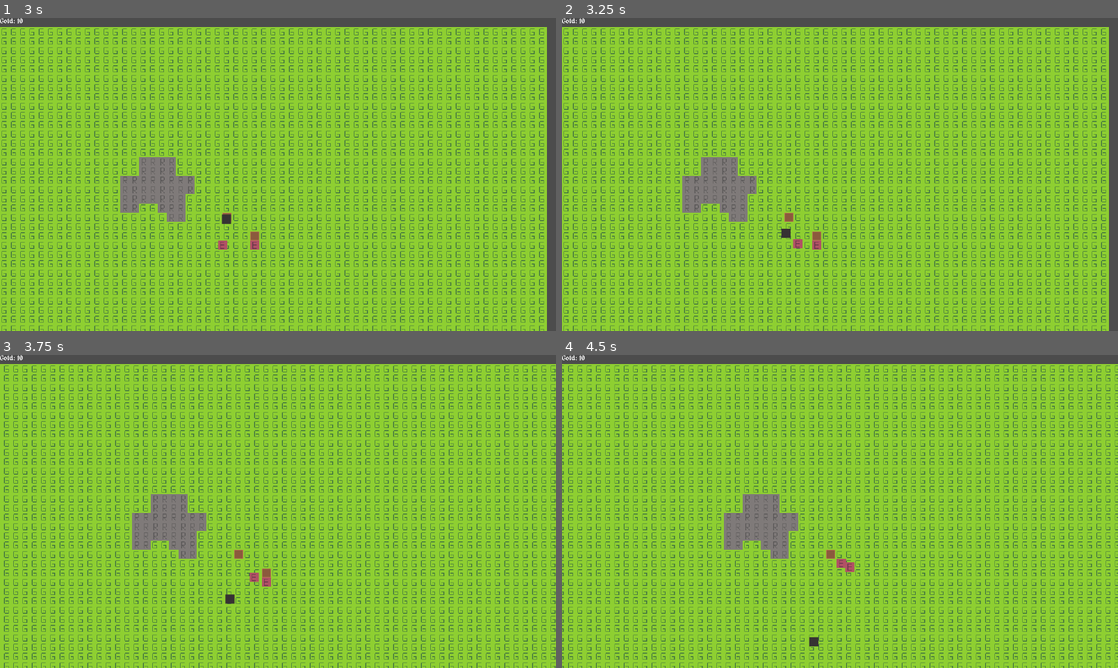
Above: before the commit, frames 1-4 (two rows, left to right).
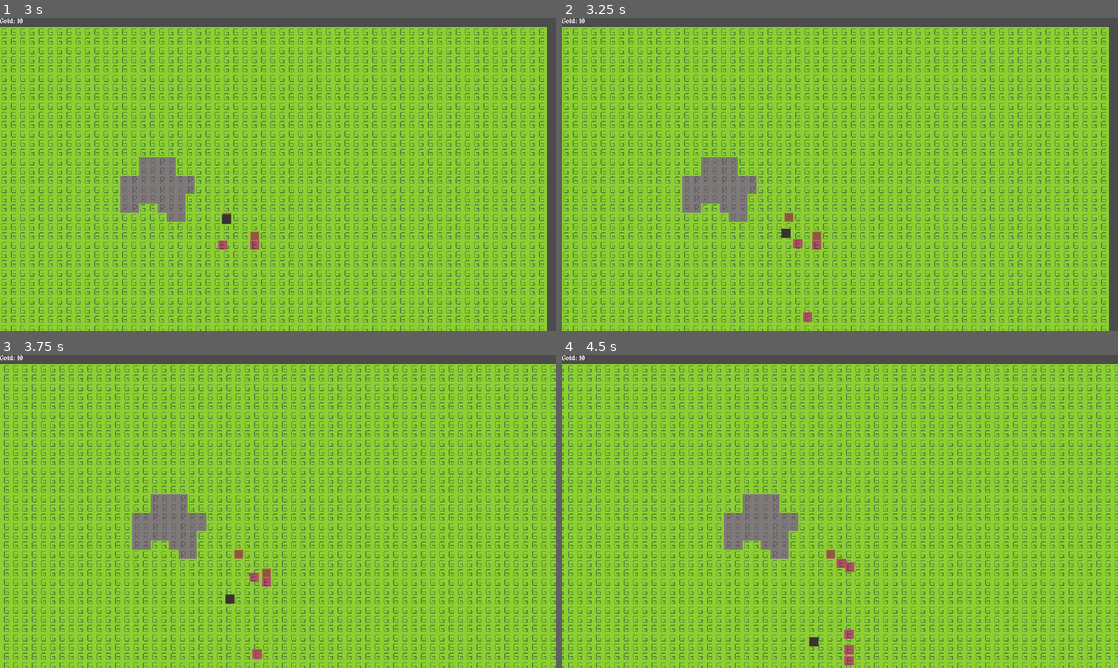
Above: after the commit, the same moments.

Repository: Joshua5437/Game-3
Game: Godot game, scene res://mainScene.tscn
The game is run twice, just before and just after one commit, with the same random seed, the same clock (stepped at 60 frames per second) and the same inputs.
Inputs (mouse positions are in pixels of both pictures, inside the frame that each line leads up to):
- Up to frame 1 (3 s): tap Enter at 0.5, 2.75 s; move the mouse to (400, 158) at 0.52 s; hold Right (ui_right) 0.53-1.25 s; hold Q 0.53-1.25 s; click (400, 158) at 0.67 s; drag from (166, 190) to (272, 246) at 1.27 s; tap Space at 2 s; move the mouse to (333, 105) at 2.02 s; hold Right (ui_right) 2.03-2.75 s; hold 1 2.03-2.75 s; tap Q at 2.3 s; drag from (250, 237) to (111, 127) at 2.77 s
- Up to frame 2 (3.25 s): no input
- Up to frame 3 (3.75 s): move the mouse to (444, 558) at 3.52 s; hold Left (ui_left) from 3.53 s (still down); hold Q from 3.53 s (still down)
- Up to frame 4 (4.5 s): release Left (ui_left) at 4.25 s; release Q at 4.25 s; drag from (673, 464) to (851, 574) at 4.27 s

Frame 1 is identical in both runs. In frame 2, less than 0.1% of the frame differs, in the area x 43-45%, y 94-98%; in frame 3, less than 0.1%; in frame 4, 0.2%, in the area x 50-53%, y 87-100%.

Commit message:
added temporary enemy spawning for now

Diff:
--- a/buildings/building.gd
+++ b/buildings/building.gd
@@ -5,4 +5,7 @@
 func damage(hits):
 	stats.health -= hits
 	if stats.health <= 0:
-		queue_free()
+		die()
+
+func die():
+	queue_free()
--- a/buildings/building.tscn
+++ b/buildings/building.tscn
@@ -7,6 +7,7 @@
 extents = Vector2( 8, 8 )
 
 [node name="Building" type="StaticBody2D" groups=["buildings"]]
+input_pickable = true
 script = ExtResource( 1 )
 
 [node name="Sprite" type="Sprite" parent="."]
--- a/enemies/enemy.gd
+++ b/enemies/enemy.gd
@@ -20,7 +20,8 @@
 
 func _ready():
 	# Waits for other nodes to setup first
-	yield(get_tree(), "idle_frame")
+	# Commented because of the wave system
+	#yield(get_tree(), "idle_frame")
 
 	# Get navigation node for navigation purposes
 	if get_tree().has_group("navigation"):
--- a/mainScene.tscn
+++ b/mainScene.tscn
@@ -12,6 +12,8 @@
 script = ExtResource( 3 )
 constructions = [ ExtResource( 6 ), ExtResource( 4 ) ]
 gold = 50
+wave_spawn_position = NodePath("WaveSpawnPosition")
+wave_spawn_enemy = ExtResource( 5 )
 
 [node name="Navigation" type="Navigation2D" parent="." groups=["navigation"]]
 
@@ -34,6 +36,9 @@
 [node name="Enemy2" parent="Enemies" instance=ExtResource( 5 )]
 position = Vector2( 456, 376 )
 
+[node name="WaveSpawnPosition" type="Position2D" parent="."]
+position = Vector2( 504, 584 )
+
 [node name="CanvasLayer" type="CanvasLayer" parent="."]
 
 [node name="UserInterface" parent="CanvasLayer" instance=ExtResource( 7 )]
--- a/scripts/game.gd
+++ b/scripts/game.gd
@@ -9,6 +9,11 @@
 
 # Player stats
 export(int) var gold = 100 # Represents player's cash balance
+
+# Enemy waves
+export(NodePath) var wave_spawn_position
+export(PackedScene) var wave_spawn_enemy
+var spawn_button_pressed = false
 
 func _ready():
 	# This will show accruate information about gold balance
@@ -24,6 +29,17 @@
 		current_construction = constructions[0]
 	if Input.is_key_pressed(KEY_2) and num_constructions >= 2:
 		current_construction = constructions[1]
+
+	# Spawns enemies (meant for presentation and testing)
+	if Input.is_key_pressed(KEY_Q) and not spawn_button_pressed:
+		spawn_button_pressed = true
+		var spawn_position_node = get_node(wave_spawn_position)
+		var new_enemy = wave_spawn_enemy.instance()
+
+		new_enemy.position = spawn_position_node.position
+		add_child(new_enemy)
+	elif not Input.is_key_pressed(KEY_Q) and spawn_button_pressed:
+		spawn_button_pressed = false
 
 	# Places tower on the map if mosue left button is pressed
 	if Input.is_mouse_button_pressed(BUTTON_LEFT) \
